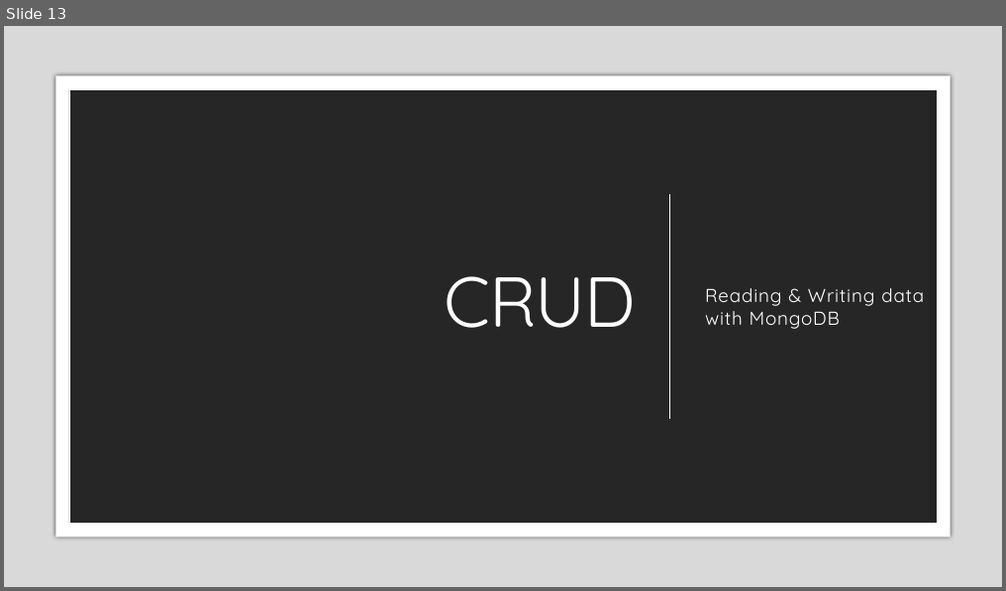
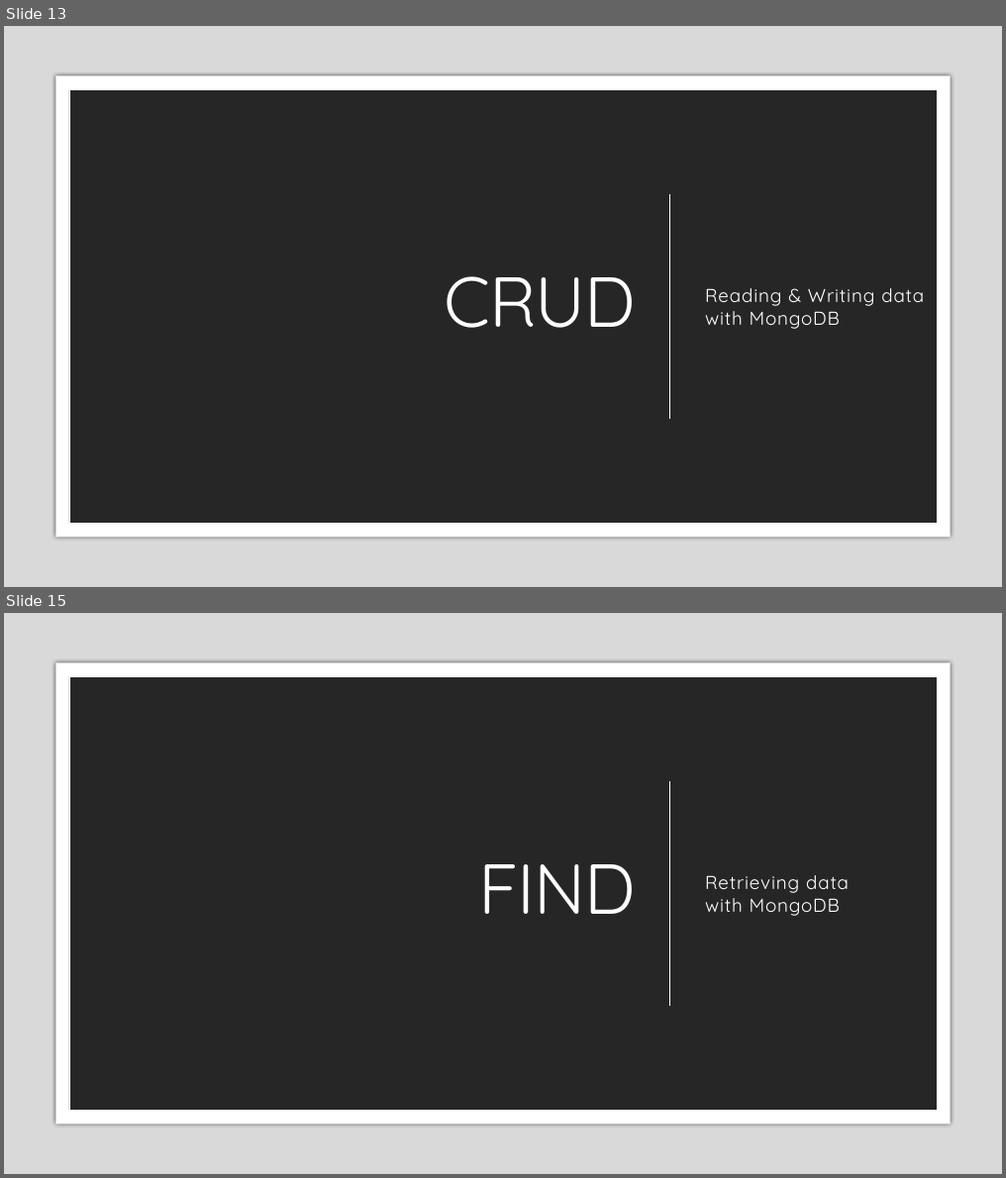
Before and after one commit to zackstotts/base-node-curriculum, a slide deck: unit_03/slides/02 MongoDB & Node.pptx. Shown one above the other, each under a label of ours: slide 13 before the commit, slides 13 and 15 after it; the slides between them are not shown. The pictures are 1006x591 and 1006x1178 pixels, drawn with LibreOffice and Linux fonts; fonts in the diff are those of the drawing. Boxes give left, top, right and bottom in pixels: in the first picture for what was removed or moved away, otherwise in the second. Text is boxed around its words. In the diff, an @@ line names an element or a change of style, - is before the commit and + after.

```diff
--- a/unit_03/slides/02 MongoDB & Node.pptx
+++ b/unit_03/slides/02 MongoDB & Node.pptx
@@ slide 15 added at (4,613,1002,1174), background #000000 @@
@@ rectangle added at (4,613,1002,1174), fill #D9D9D9 @@
@@ rectangle added at (55,663,950,1124), fill #FFFFFF @@
@@ rectangle added at (69,676,937,1111), fill #262626, outline #FFFFFF 0.5 pt @@
@@ rectangle added at (111,717,895,1069), fill #000000 @@
@@ line added from (669, 781) to (669, 1006), #FFFFFF 1 pt @@
@@ title added at (478,864,636,914), 68 pt, text #FFFFFF @@
+FIND
@@ text added at (705,875,848,916), 18 pt, text #FFFFFF @@
+Retrieving data
+with MongoDB
```
Also in this commit, not shown: 7 slides changed, 14 other slides added, 1 slide removed.
